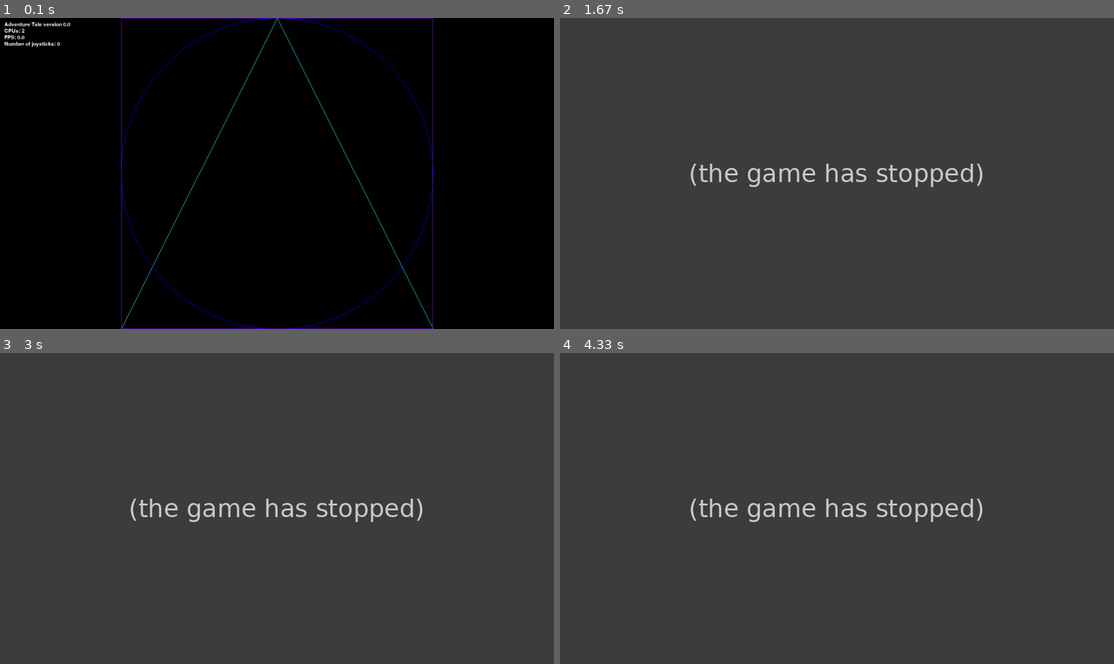
Above: before the commit, frames 1-4 (two rows, left to right).
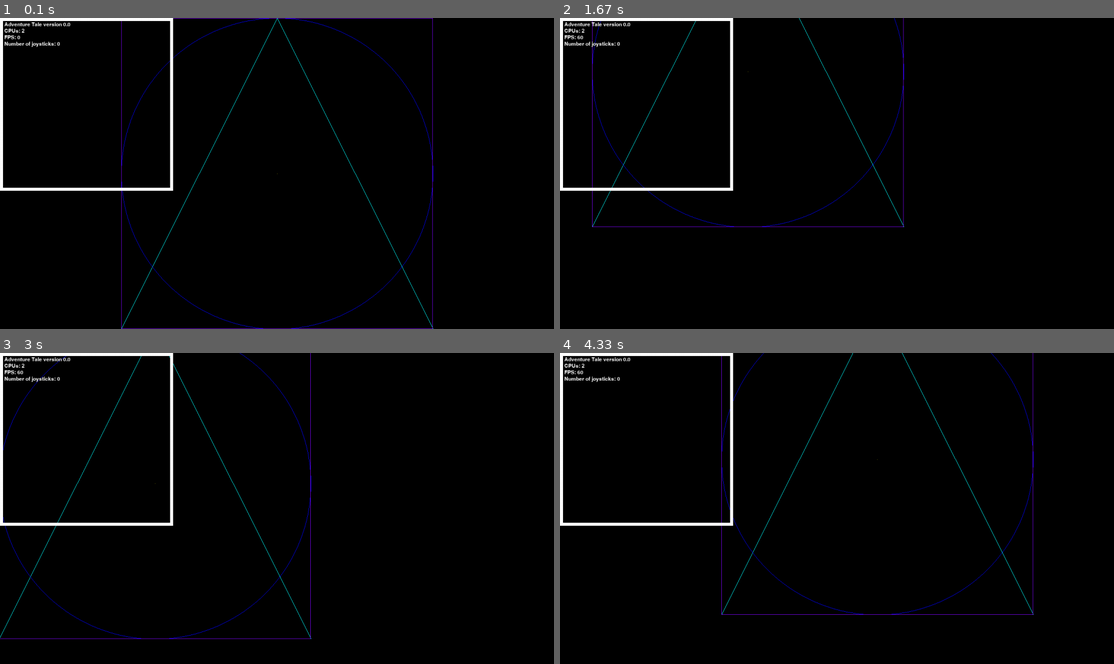
Above: after the commit, the same moments.

Repository: terrysimons/glitchygames
Game: pygame game, started from adventuretale.py
Two runs of this game, one before a commit and one after it. Both use one fixed random seed, a clock stepped at 60 frames per second and the inputs below.
Inputs (mouse positions are in pixels of both pictures, inside the frame that each line leads up to):
- Up to frame 1 (0.1 s): no input
- Up to frame 2 (1.67 s): press the mouse at (704, 176) at 0.37 s; move the mouse to (798, 207) at 0.47 s; release the mouse at (892, 241) at 0.6 s; tap Enter at 0.67 s; press the mouse at (704, 176) at 1.03 s; move the mouse to (776, 192) at 1.13 s; release the mouse at (842, 204) at 1.27 s; right-click (748, 70) at 1.38 s
- Up to frame 3 (3 s): press the mouse at (188, 405) at 1.7 s; move the mouse to (315, 452) at 1.8 s; release the mouse at (448, 502) at 1.93 s; press the mouse at (188, 405) at 2.03 s; move the mouse to (326, 486) at 2.13 s; release the mouse at (470, 570) at 2.27 s; press the mouse at (188, 405) at 2.37 s; move the mouse to (166, 483) at 2.47 s; release the mouse at (144, 561) at 2.6 s; press the mouse at (188, 405) at 2.7 s; move the mouse to (171, 443) at 2.8 s; release the mouse at (155, 483) at 2.93 s
- Up to frame 4 (4.33 s): press the mouse at (748, 405) at 3.03 s; move the mouse to (748, 405) at 3.13 s; release the mouse at (748, 405) at 3.27 s; press the mouse at (748, 405) at 3.37 s; move the mouse to (809, 499) at 3.47 s; release the mouse at (870, 595) at 3.6 s; press the mouse at (748, 405) at 3.7 s; move the mouse to (870, 468) at 3.8 s; release the mouse at (997, 533) at 3.93 s; press the mouse at (748, 405) at 4.03 s; move the mouse to (809, 433) at 4.13 s; release the mouse at (875, 458) at 4.27 s

The runs differ from the first frame. In frame 1, 1.3% of the frame differs, in the area x 0-32%, y 0-56%; in frame 2, 100%; in frame 3, 100%, in the area x 0-100%, y 0-100%; in frame 4, 100%.
Error before the commit: ValueError: redundant type field in event dict (adventuretale.py line 846); the game stopped at 0.37 s (later frames are placeholders)

Commit message:
Code cleanups and event system work.

Diff:
--- a/adventuretale.py
+++ b/adventuretale.py
@@ -7,6 +7,7 @@
 import time
 import multiprocessing
 import os
+import platform
 import subprocess
 import re
 
@@ -33,6 +34,7 @@
 black = pygame.Color(0, 0, 0, 0)
 blacklucent = pygame.Color(0, 0, 0, 127)
 bluelucent = pygame.Color(0, 96, 255, 127)
+red = pygame.Color(255, 0, 0)
 
 class BaseEngine(object):
     def __init__(self, *args, **kwargs):
@@ -44,12 +46,6 @@
 
     def start(self):
         pass
-
-    def stop(self):
-        pass
-
-    def ready(self):
-        return self.ready
 
     def quit(self):
         pass
@@ -160,8 +156,7 @@
 
             # This will allow calls to the keyboard which aren't implemented here.
             def __getattr__(self, attr):
-                # TODO: If the attribute doesn't exist, throw an error.
-                return getattr(pygame.key, attr)
+                    return getattr(pygame.key, attr)
 
         self.keyboard = KeyboardProxy()
 
@@ -172,7 +167,7 @@
 
     def key_up_event(self, event, game):
         # KEYUP            key, mod
-        log.debug(f'KEYDOWN triggered: key_up_event(event, game)')
+        log.debug(f'KEYUP triggered: key_up_event(event, game)')
         self.keyboard.on_key_up_event(event, game)
 
 class MouseManager(ResourceManager):
@@ -184,34 +179,39 @@
                 super().__init__()
 
             def on_mouse_motion_event(self, event, game):
-                game.on_mouse_motion_event(event)
+                try:
+                    game.on_mouse_motion_event(event)
+                except:
+                    log.debug(f'MOUSEMOTION triggered: mouse_motion_event({event})')
 
             def on_mouse_button_up_event(self, event, game):
-                game.on_mouse_button_up_event(event)
+                try:
+                    game.on_mouse_button_up_event(event)
+                except:
+                    log.debug(f'MOUSEBUTTONUP triggered: mouse_button_up_event({event})')
 
             def on_mouse_button_down_event(self, event, game):
-                game.on_mouse_button_down_event(event)
+                try:
+                    game.on_mouse_button_down_event(event)
+                except AttributeError:
+                    log.debug(f'MOUSEBUTTONDOWN triggered: mouse_button_down_event({event})')
 
             # This will allow calls to the mouse which aren't implemented here.
             def __getattr__(self, attr):
-                # TODO: If the attribute doesn't exist, throw an error.
                 return getattr(pygame.mouse, attr)
 
         self.mouse = MouseProxy()
 
     def mouse_motion_event(self, event, game):
         # MOUSEMOTION      pos, rel, buttons
-        log.debug(f'MOUSEMOTION triggered: mouse_motion_event({event})')
         self.mouse.on_mouse_motion_event(event, game)
 
     def mouse_button_up_event(self, event, game):
         # MOUSEBUTTONUP    pos, button
-        log.debug(f'MOUSEBUTTONUP triggered: mouse_button_up_event({event})')
         self.mouse.on_mouse_button_up_event(event, game)
 
     def mouse_button_down_event(self, event, game):
         # MOUSEBUTTONDOWN  pos, button
-        log.debug(f'MOUSEBUTTONDOWN triggered: mouse_button_down_event({event})')
         self.mouse.on_mouse_button_down_event(event, game)
 
 class JoystickManager(ResourceManager):
@@ -323,7 +323,6 @@
 
             # This will allow calls to the joystick which aren't implemented here.
             def __getattr__(self, attr):
-                # TODO: If the attribute doesn't exist, throw an error.
                 return getattr(self.joystick, attr)
 
         # This must be called before other joystick methods,
@@ -411,7 +410,6 @@
                     log.debug(f'QUIT: {event}')
 
             def on_active_event(self, event, game):
-                # Note: Split these out into on_activated_event(), on_deactivated_event()
                 # ACTIVEEVENT      gain, state
                 try:
                     game.on_active_event(event)
@@ -524,6 +522,20 @@
     def __init__(self, options=None):
         # General stuff.
         self.cpu_count = multiprocessing.cpu_count()
+        self.system = platform.system()
+        self.machine = platform.machine()
+        self.platform = platform.platform(aliased=0, terse=0)
+        self.platform_terse = platform.platform(aliased=0, terse=1)
+        self.processor = platform.processor()
+        self.release = platform.release()
+
+        log.info(f'CPU Count: {self.cpu_count}')
+        log.info(f'System: {self.system}')
+        log.info(f'Machine: {self.machine}')
+        log.info(f'Platform: {self.platform}')
+        log.info(f'Platform (Terse): {self.platform_terse}')
+        log.info(f'Processor: {self.processor}')
+        log.info(f'Release: {self.release}')
 
         # Pygame stuff.
         pygame.register_quit(self.quit)
@@ -533,6 +545,7 @@
         self.video_driver = options.get('video_driver')
         self.windowed = options.get('windowed')
         self.desired_resolution = options.get('resolution')
+        self.fps_refresh_rate = options.get('fps_refresh_rate')
 
         log.info(f'Game Title: {type(self).NAME}')
         log.info(f'Game Version: {type(self).VERSION}')
@@ -543,6 +556,8 @@
 
         # Enable fast events for multithreaded applications
         pygame.fastevent.init()
+
+        self.clock = pygame.time.Clock()
 
         self.font_manager = FontManager(**options)
         self.sound_manager = SoundManager(**options)
@@ -566,8 +581,13 @@
             self.mode_flags = 0
         else:
             self.mode_flags = pygame.FULLSCREEN
-            self.desired_width = 0
-            self.desired_height = 0
+
+            # For Ubuntu 19.04, we can't reset the original res
+            # so let's just let the system figure it out.
+            if self.system == 'Linux':
+                log.info('Ignoring full screen resolution change on Linux.')
+                self.desired_width = 0
+                self.desired_height = 0
         self.color_depth = 0
         self.desired_resolution = (int(self.desired_width), int(self.desired_height))
 
@@ -719,6 +739,9 @@
                            help='cap the framerate (default: infinite)',
                            type=float,
                            default=0.0)
+        group.add_argument('--fps-refresh-rate',
+                           help='how often to update the FPS counter in ms (default: 1000)',
+                           default=1000)
         group.add_argument('-w', '--windowed',
                            help='run the program in windowed mode',
                            action='store_true')
@@ -779,18 +802,12 @@
         # To use events in a different thread, use the fastevent package from pygame.
         # You can create your own new events with the pygame.event.Event() function.
         for event in pygame.fastevent.get():
-            if event.type == pygame.QUIT:
-                # QUIT             none
-                self.game_manager.quit_event(event, self)
-            elif event.type == pygame.ACTIVEEVENT:
-                # ACTIVEEVENT      gain, state
-                self.game_manager.active_event(event, self)
-            elif event.type == pygame.KEYDOWN:
-                # KEYDOWN          unicode, key, mod
-                self.keyboard_manager.key_down_event(event, self)
-            elif event.type == pygame.KEYUP:
-                # KEYUP            key, mod
-                self.keyboard_manager.key_up_event(event, self)
+            if event.type == GameEngine.FPSEVENT:
+                # FPSEVENT is pygame.USEREVENT + 1
+                self.game_manager.fps_event(event, self)
+            elif event.type == GameEngine.GAMEEVENT:
+                # GAMEEVENT is pygame.USEREVENT + 2
+                self.game_manager.game_event(event, self)
             elif event.type == pygame.MOUSEMOTION:
                 # MOUSEMOTION      pos, rel, buttons
                 self.mouse_manager.mouse_motion_event(event, self)
@@ -800,6 +817,12 @@
             elif event.type == pygame.MOUSEBUTTONDOWN:
                 self.mouse_manager.mouse_button_down_event(event, self)
                 # MOUSEBUTTONDOWN  pos, button
+            elif event.type == pygame.KEYDOWN:
+                # KEYDOWN          unicode, key, mod
+                self.keyboard_manager.key_down_event(event, self)
+            elif event.type == pygame.KEYUP:
+                # KEYUP            key, mod
+                self.keyboard_manager.key_up_event(event, self)
             elif event.type == pygame.JOYAXISMOTION:
                 # JOYAXISMOTION    joy, axis, value
                 self.joystick_manager.axis_motion_event(event, self)
@@ -815,6 +838,15 @@
             elif event.type == pygame.JOYBUTTONDOWN:
                 # JOYBUTTONDOWN    joy, button
                 self.joystick_manager.button_down_event(event, self)
+            elif event.type == pygame.USEREVENT:
+                # USEREVENT        code
+                self.game_manager.user_event(event, self)
+            elif event.type == pygame.QUIT:
+                # QUIT             none
+                self.game_manager.quit_event(event, self)
+            elif event.type == pygame.ACTIVEEVENT:
+                # ACTIVEEVENT      gain, state
+                self.game_manager.active_event(event, self)
             elif event.type == pygame.VIDEORESIZE:
                 # VIDEORESIZE      size, w, h
                 self.game_manager.video_resize_event(event, self)
@@ -824,27 +856,19 @@
             elif event.type == pygame.SYSWMEVENT:
                 # SYSWMEVENT
                 self.game_manager.sys_wm_event(event, self)
-            elif event.type == pygame.USEREVENT:
-                # USEREVENT        code
-                self.game_manager.user_event(event, self)
-            elif event.type == GameEngine.FPSEVENT:
-                # FPSEVENT is pygame.USEREVENT + 1
-                self.game_manager.fps_event(event, self)
-            elif event.type == GameEngine.GAMEEVENT:
-                # GAMEEVENT is pygame.USEREVENT + 2
-                self.game_manager.game_event(event, self)
 
     def register_game_event(self, event_type, callback):
         # This registers a subtype of type GAMEEVENT to call a callback.
         log.info(f'Registering event type "{event_type}" for {callback}')
         self.registered_events[event_type] = callback
 
-    def post_game_event(self, event_type, event_data):
+    def post_game_event(self, event_subtype, event_data):
         event = event_data.copy()
-        event['type'] = event_type
+        event['subtype'] = event_subtype
         pygame.event.post(
             pygame.event.Event(GameEngine.GAMEEVENT, event)
         )
+        log.debug(f'Posted Event: {event}')
 
     # Hook up the input callbacks.
     def on_axis_motion_event(self, event):
@@ -873,11 +897,58 @@
 
     def on_mouse_button_up_event(self, event):
         # MOUSEBUTTONUP    pos, button
-        log.info(f'MOUSEBUTTONUP: {event}')
+        log.debug(f'MOUSEBUTTONUP: {event}')
+
+        if event.button == 1:
+            self.on_left_mouse_button_up(event)
+        if event.button == 2:
+            self.on_middle_mouse_button_up(event)
+        if event.button == 3:
+            self.on_right_mouse_button_up(event)
+        if event.button == 4:
+            # It doesn't really make sense to hook this
+            pass
+        if event.button == 5:
+            # It doesn't really make sense to hook this
+            pass
+
+    def on_left_mouse_button_up(self, event):
+        log.info('Left Mouse Button Up')
+
+    def on_middle_mouse_button_up(self, event):
+        log.info('Middle Mouse Button Up')
+
+    def on_right_mouse_button_up(self, event):
+        log.info('Right Mouse Button Up')
 
     def on_mouse_button_down_event(self, event):
-        # MOUSEBUTTONDOWN    pos, button
-        log.info('MOUSEBUTTONDOWN: {event}')
+        # MOUSEBUTTONDOWN  pos, button
+        log.debug('MOUSEBUTTONDOWN: {event}')
+        if event.button == 1:
+            self.on_left_mouse_button_down(event)
+        if event.button == 2:
+            self.on_middle_mouse_button_down(event)
+        if event.button == 3:
+            self.on_right_mouse_button_down(event)
+        if event.button == 4:
+            self.on_mouse_scroll_down(event)
+        if event.button == 5:
+            self.on_mouse_scroll_up(event)
+
+    def on_left_mouse_button_down(self, event):
+        log.info('Left Mouse Button Down')
+
+    def on_middle_mouse_button_down(self, event):
+        log.info('Middle Mouse Button Down')
+
+    def on_right_mouse_button_down(self, event):
+        log.info('Right Mouse Button Down')
+
+    def on_mouse_scroll_down(self, event):
+        log.info('Mouse Scroll Down')
+
+    def on_mouse_scroll_up(self, event):
+        log.info('Mouse Scroll Up')
 
     def on_key_down_event(self, event):
         # KEYDOWN          unicode, key, mod
@@ -912,19 +983,22 @@
 
     def on_fps_event(self, event):
         # FPSEVENT is pygame.USEREVENT + 1
-        log.debug(f'FPSEVENT: {event}')
-        log.info(f'FPS: {GameEngine.FPS}')
+        GameEngine.FPS = self.clock.get_fps()
+        #log.debug(f'FPSEVENT: {event}')
+        #log.info(f'FPS: {GameEngine.FPS}')
 
     def on_game_event(self, event):
         # GAMEEVENT is pygame.USEREVENT + 2
-        log.info(f'GAMEEVENT: {event}')
-
         # Call the event callback if it's registered.
         try:
-            self.registered_events[event.type](event)
-        except AttributeError:
-            pass
-
+            self.registered_events[event.subtype](event)
+        except KeyError:
+            log.error(f'Unregistered Event: {event} (call self.register_game_event(<event subtype>, <event data>))')
+
+
+class SceneManager(object):
+    def __init__():
+        pass
 
 class ShapesSprite(pygame.sprite.DirtySprite):
     def __init__(self):
@@ -1026,17 +1100,20 @@
 
 
 class TextSprite(pygame.sprite.DirtySprite):
-    def __init__(self, background_color=blacklucent, alpha=0):
+    def __init__(self, background_color=blacklucent, alpha=0, x=0, y=0):
         super().__init__()
         self.background_color = background_color
         self.alpha = alpha
+        self.x = x
+        self.y = y
 
         # Quick and dirty, for now.
-        self.screen = pygame.Surface((400, 400))
+        self.image = pygame.Surface((400, 400))
+        self.screen = pygame.display.get_surface()
 
         if not alpha:
-            self.screen.set_colorkey(self.background_color)
-            #self.screen.convert()
+            self.image.set_colorkey(self.background_color)
+            self.image.convert()
         else:
             # Enabling set_alpha() and also setting a color
             # key will let you hide the background
@@ -1053,11 +1130,12 @@
             # whether the text is opaque or translucent, and
             # it would also allow a different translucency level
             # on the text than the window.
-            #self.screen.convert_alpha()
-            self.screen.set_alpha(self.alpha)
-
-        self.image = self.screen
+            self.image.convert_alpha()
+            self.image.set_alpha(self.alpha)
+
         self.rect = self.image.get_rect()
+        self.rect.x += x
+        self.rect.y += y
         self.font_manager = FontManager()
         self.joystick_manager = JoystickManager()
         self.joystick_count = len(self.joystick_manager.joysticks)
@@ -1075,10 +1153,10 @@
                 self.font = pygame.freetype.SysFont(name=font_controller.font,
                                                     size=font_controller.font_size)
 
-            def print(self, screen, string):
+            def print(self, surface, string):
                 (self.image, self.rect) = self.font.render(string, white)
                 self.image
-                screen.blit(self.image, (self.x, self.y))
+                surface.blit(self.image, (self.x, self.y))
                 self.rect.x = self.x
                 self.rect.y = self.y
                 self.y += self.line_height
@@ -1102,54 +1180,54 @@
 
     def update(self):
         self.dirty = 2
-        self.screen.fill(self.background_color)
+        self.image.fill(self.background_color)
+
+        pygame.draw.rect(self.image, white, self.image.get_rect(), 7)
 
         self.text_box.reset()
-        self.text_box.print(self.screen, f'{Game.NAME} version {Game.VERSION}')
-
-        self.text_box.print(self.screen, f'CPUs: {multiprocessing.cpu_count()}')
-
-        self.text_box.print(self.screen, f'FPS: {Game.FPS}')
-
-        self.text_box.print(self.screen, "Number of joysticks: {}".format(self.joystick_count) )
+        self.text_box.print(self.image, f'{Game.NAME} version {Game.VERSION}')
+
+        self.text_box.print(self.image, f'CPUs: {multiprocessing.cpu_count()}')
+
+        self.text_box.print(self.image, f'FPS: {Game.FPS:.0f}')
+
+        self.text_box.print(self.image, "Number of joysticks: {}".format(self.joystick_count) )
         if self.joystick_count:
             for i, joystick in enumerate(self.joystick_manager.joysticks):
-                self.text_box.print(self.screen, f'Joystick {i}')
+                self.text_box.print(self.image, f'Joystick {i}')
 
                 # Get the name from the OS for the controller/joystick
                 self.text_box.indent()
-                self.text_box.print(self.screen, f'Joystick name: {joystick.get_name()}')
+                self.text_box.print(self.image, f'Joystick name: {joystick.get_name()}')
 
                 # Usually axis run in pairs, up/down for one, and left/right for
                 # the other.
                 axes = joystick.get_numaxes()
-                self.text_box.print(self.screen, f'Number of axes: {axes}')
+                self.text_box.print(self.image, f'Number of axes: {axes}')
 
                 self.text_box.indent()
                 for i in range(axes):
-                    self.text_box.print(self.screen, 'Axis {} value: {:>6.3f}'.format(i, joystick.get_axis(i)))
+                    self.text_box.print(self.image, 'Axis {} value: {:>6.3f}'.format(i, joystick.get_axis(i)))
                 self.text_box.unindent()
 
                 buttons = joystick.get_numbuttons()
-                self.text_box.print(self.screen, f'Number of buttons: {joystick.get_numbuttons()}')
+                self.text_box.print(self.image, f'Number of buttons: {joystick.get_numbuttons()}')
 
                 self.text_box.indent()
                 for i in range(buttons):
-                    self.text_box.print(self.screen, 'Button {:>2} value: {}'.format(i, joystick.get_button(i)))
+                    self.text_box.print(self.image, 'Button {:>2} value: {}'.format(i, joystick.get_button(i)))
                 self.text_box.unindent()
 
                 # Hat switch. All or nothing for direction, not like joysticks.
                 # Value comes back in an array.
                 hats = 0
-                self.text_box.print(self.screen, f'Number of hats: {hats}')
+                self.text_box.print(self.image, f'Number of hats: {hats}')
 
                 self.text_box.indent()
                 for i in range(hats):
-                    self.text_box.print(self.screen, f'Hat {hat} value: {str(joystick.get_hat(i))}')
+                    self.text_box.print(self.image, f'Hat {hat} value: {str(joystick.get_hat(i))}')
                     self.text_box.unindent()
                 self.text_box.unindent()
-
-        #self.text_box.print(self.screen, f'Remaining time: {remaining_time // 1000}')
 
 
 class Game(GameEngine):
@@ -1176,21 +1254,24 @@
         # https://www.pygame.org/docs/ref/display.html#pygame.display.set_mode
         #
         # (0, 0), 0, 0 is the recommended setting for auto-configure.
-        if self.windowed:
-            self.mode_flags = 0
-        else:
-            self.mode_flags = pygame.FULLSCREEN
-            self.screen_width = 0
-            self.screen_height = 0
-        self.color_depth = 0
+       # if self.windowed:
+       #     self.mode_flags = 0
+       # else:
+       #     self.mode_flags = pygame.FULLSCREEN
+       #     self.screen_width = 0
+       #     self.screen_height = 0
+       # self.color_depth = 0
 
 
         # Uncomment to easily block a class of events, if you
         # don't want them to be processed by the event queue.
         #
-        # pygame.event.set_blocked(self.mouse_events)
-        # pygame.event.set_blocked(self.joystick_events)
-        # pygame.event.set_blocked(self.keyboard_events)
+        #self.disabled_events = self.mouse_events
+        #self.disabled_events.extend(self.joystick_events)
+        #self.disabled_events.extend(self.keyboard_events)
+        #pygame.event.set_blocked(self.mouse_events)
+        #pygame.event.set_blocked(self.joystick_events)
+        #pygame.event.set_blocked(self.keyboard_events)
 
         # Let's hook up the 'pew pew' event.
         self.register_game_event('pew pew', self.on_pew_pew_event)
@@ -1220,6 +1301,7 @@
 
         group.add_argument('--time',
                            type=int,
+                           help='time in seconds to wait before quitting',
                            default=10)
         group.add_argument('-v', '--version',
                            action='store_true',
@@ -1230,7 +1312,7 @@
     def start(self):
         # This is a simple class that will help us print to the screen
         # It has nothing to do with the joysticks, just outputting the
-        # information.
+        # information.0
 
         # Call the main game engine's start routine to initialize
         # the screen and set the self.screen_width, self.screen_height variables
@@ -1241,12 +1323,21 @@
 
         # On Some platforms, pygame.USEREVENT is used to convey codes
         # so, we'll use USEREVENT + 1 to avoid confusion.
-        pygame.time.set_timer(GameEngine.FPSEVENT, 1000)
+        pygame.time.set_timer(GameEngine.FPSEVENT, self.fps_refresh_rate)
+
+        # Set a timer to quit after 10 seconds.
+        #
+        # One advantage to this, is that it avoids an if
+        # statement in the main loop.
+        pygame.time.set_timer(pygame.QUIT, self.time * 1000)
 
         # run logic here
-        clock = pygame.time.Clock()
+        self.ticks = 0
         start_time = pygame.time.get_ticks()
         run_time = self.time * 1000
+
+        # Let's update the FPS right away, once we have enough frames.
+        initial_fps = True
 
         # Initial screen state.
         self.background = pygame.Surface(self.screen.get_size())
@@ -1255,9 +1346,14 @@
 
         # http://n0nick.github.io/blog/2012/06/03/quick-dirty-using-pygames-dirtysprite-layered/
         self.shapes_sprite = ShapesSprite()
-        self.text_sprite = TextSprite(background_color=blacklucent, alpha=0)
-
-        self.all_sprites = pygame.sprite.LayeredDirty((self.shapes_sprite, self.text_sprite))
+        self.text_sprite = TextSprite(background_color=blacklucent, alpha=0, x=0, y=0)
+
+        self.all_sprites = pygame.sprite.LayeredDirty(
+            (
+                self.shapes_sprite,
+                self.text_sprite
+            )
+        )
 
         self.all_sprites.clear(self.screen, self.background)
 
@@ -1272,24 +1368,22 @@
             # at the expense of CPU.
             #
             # Only call once per frame.
-            clock.tick(self.fps)
-            GameEngine.FPS = clock.get_fps()
+            self.clock.tick(self.fps)
+
+            self.process_events()
+
+            self.all_sprites.update()
 
             rects = self.all_sprites.draw(self.screen)
 
-            self.process_events()
-
-            if remaining_time <= 0:
-                break
-
-            self.all_sprites.update()
-
-            rects = self.all_sprites.draw(self.screen)
-            pygame.display.update(rects)
-
-        # sound = pygame.mixer.Sound(file='demo.wav')
-
-        # sound.play()
+            if self.update_type == 'update':
+                pygame.display.update(rects)
+            elif self.update_type == 'flip':
+                pygame.display.flip()
+
+        #sound = pygame.mixer.Sound(file='demo.wav')
+
+        #sound.play()
 
         log.info(f'FPS: {GameEngine.FPS}')
 
@@ -1303,9 +1397,11 @@
         # MOUSEMOTION      pos, rel, buttons
         self.shapes_sprite.move(event.pos)
 
-    def on_mouse_button_down_event(self, event):
-        # MOUSEBUTTONDOWN  pos, button
-        self.post_game_event('pew pew', {})
+    def on_left_mouse_button_down(self, event):
+        self.post_game_event('pew pew', {'bullet': 'big boomies'})
+
+    def on_right_mouse_button_down(self, event):
+        self.post_game_event('recharge', {'item': 'bullet', 'rate': 1})
 
     def on_key_up_event(self, event):
         # KEYUP            key, mod
@@ -1313,12 +1409,6 @@
             log.info(f'User requested quit.')
             event = pygame.event.Event(pygame.QUIT, {})
             pygame.event.post(event)
-
-    def on_game_event(self, event):
-        # GAMEEVENT is pygame.USEREVENT + 2
-        log.info(f'GAMEEVENT: {event}')
-        if event.type == 'pew pew':
-            self.on_pew_pew_event(event)
 
     def on_pew_pew_event(self, event):
         log.info(f'PEW PEW Event: {event}')
